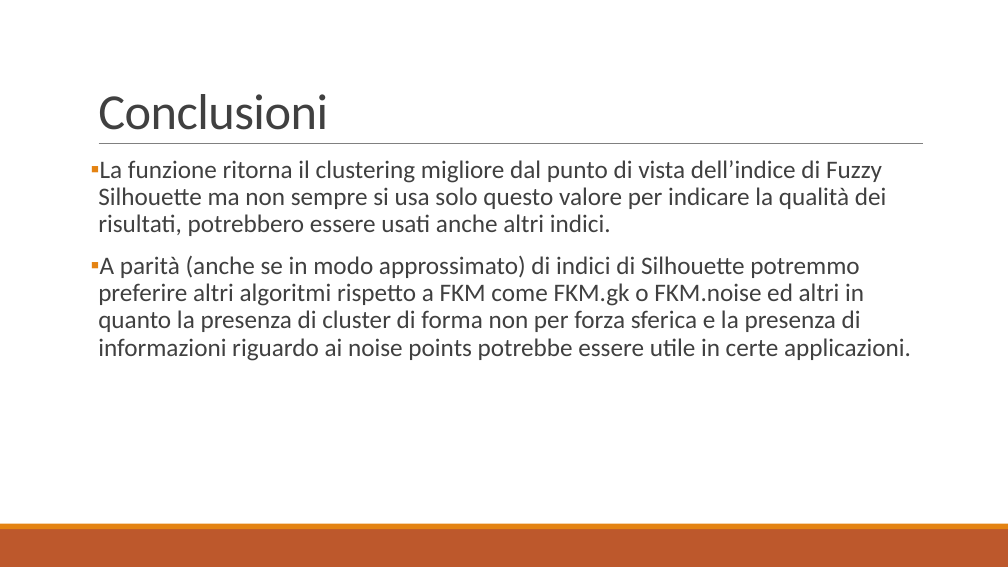
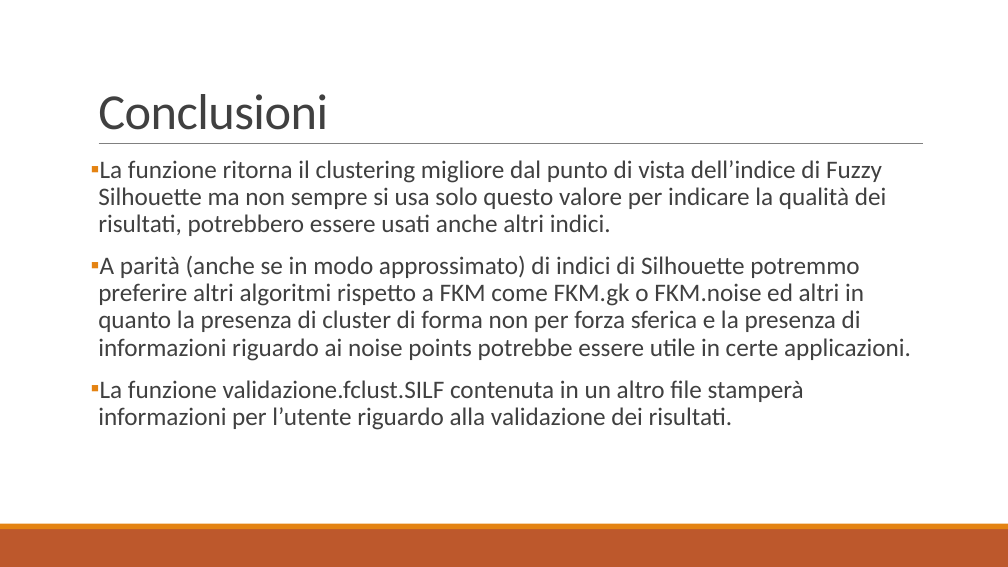
Before and after one commit to Gallo00/progettoDM, a slide deck: slide 39 of relazione.pptx. Drawn at 1008x567 pixels with LibreOffice and Linux fonts; fonts in the diff are those of the drawing. Boxes give left, top, right and bottom in pixels: in the first picture for what was removed or moved away, otherwise in the second. Text is boxed around its words. In the diff, an @@ line names an element or a change of style, - is before the commit and + after.

```diff
--- a/relazione.pptx
+++ b/relazione.pptx
@@ text at [98,380,804,430]: paragraph added @@
+▪ La funzione validazione.fclust.SILF contenuta in un altro file stamperà informazioni per l’utente riguardo alla validazione dei risultati.
```
Also in this commit, not shown: 9 other slides changed, 7 other files.
